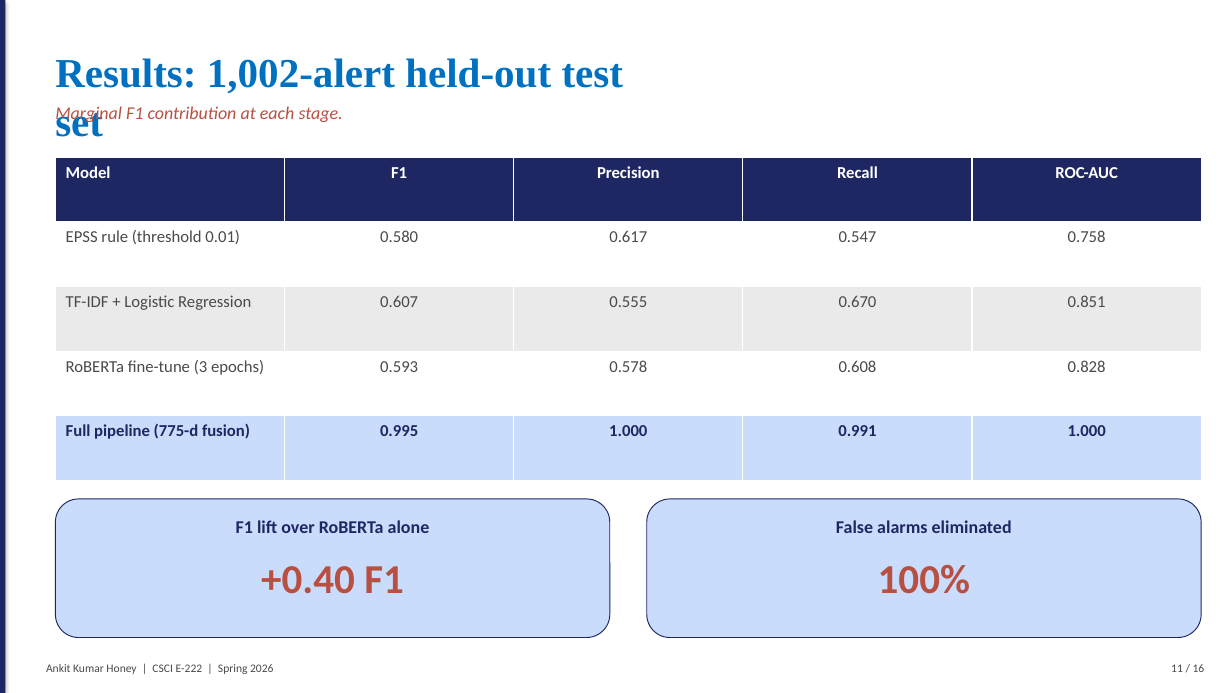
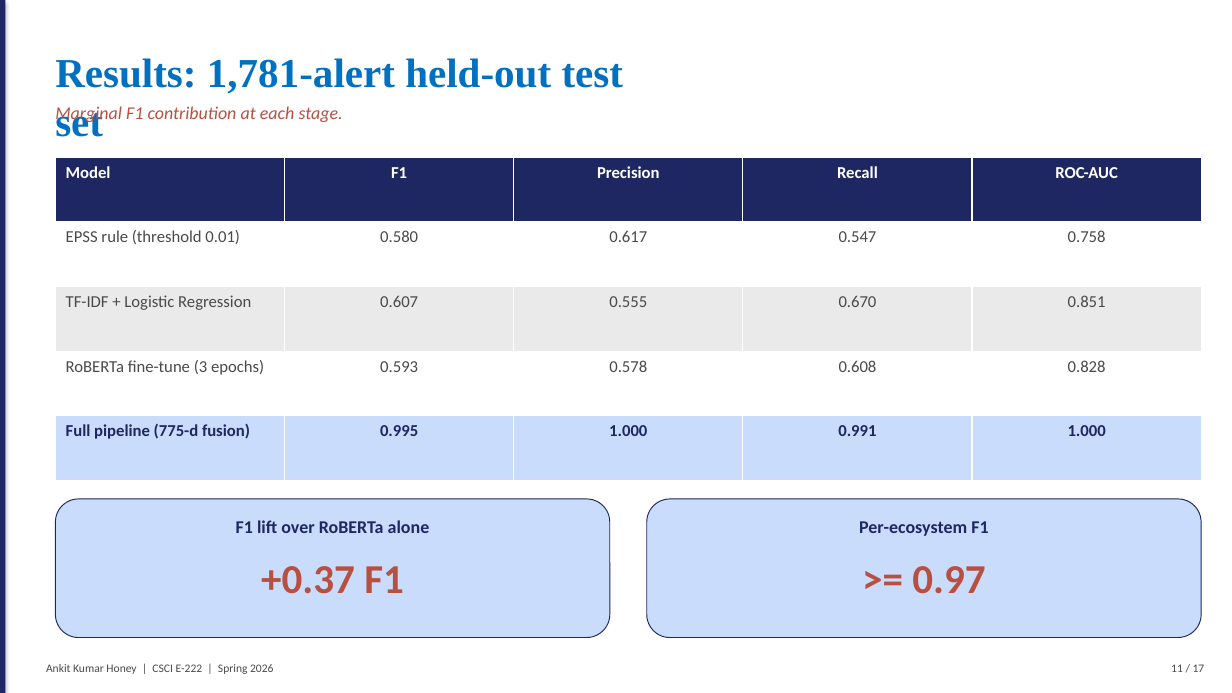
Before and after one commit to honeyankit/reachability-llm, a slide deck: slide 11 of reports/FalsePositive_SupplyChain_Honey.pptx. Drawn at 1232x693 pixels with LibreOffice and Linux fonts; fonts in the diff are those of the drawing. Boxes give left, top, right and bottom in pixels: in the first picture for what was removed or moved away, otherwise in the second. Text is boxed around its words. In the diff, an @@ line names an element or a change of style, - is before the commit and + after.

```diff
--- a/reports/FalsePositive_SupplyChain_Honey.pptx
+++ b/reports/FalsePositive_SupplyChain_Honey.pptx
@@ text at [55,58,624,137]: text changed @@
-Results: 1,002-alert held-out test set
+Results: 1,781-alert held-out test set
@@ text at [859,521,988,536]: text changed @@
-False alarms eliminated
+Per-ecosystem F1
@@ text at [261,566,404,594]: text changed @@
-+0.40 F1
++0.37 F1
@@ text at [912,566,985,594]: text changed @@
-100%
+>= 0.97
@@ text at [1171,664,1205,672]: text changed @@
-11 / 16
+11 / 17
```
Also in this commit, not shown: 14 other slides changed, 2 slides added, 1 slide removed, 5 other files.
